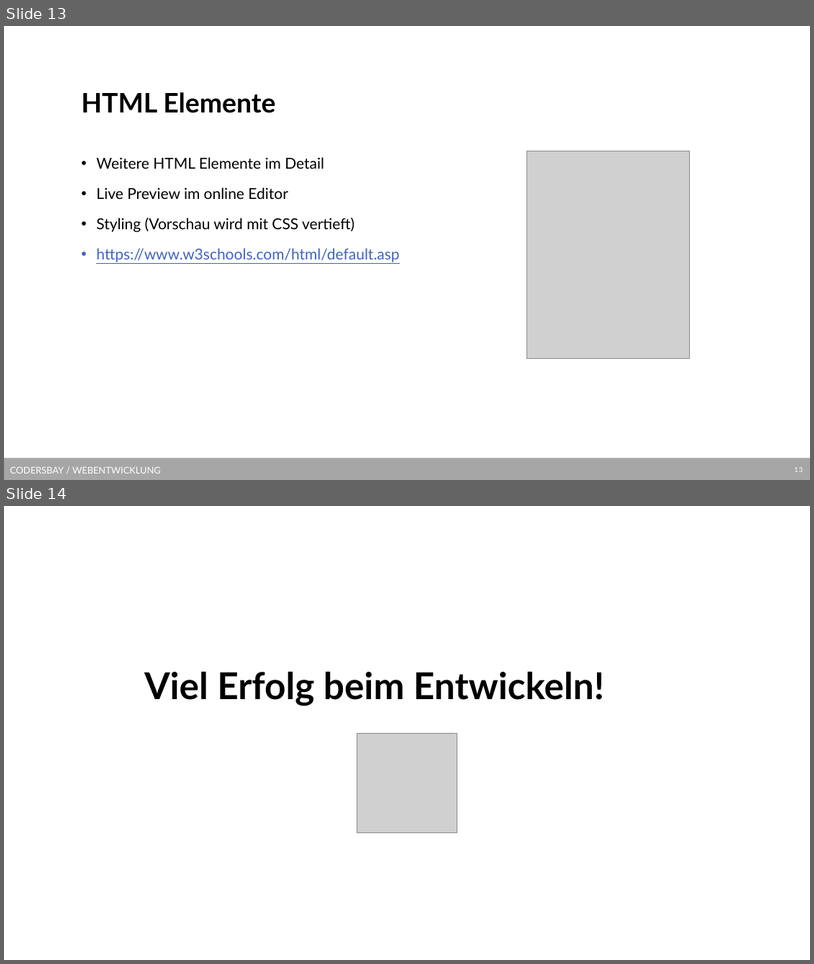
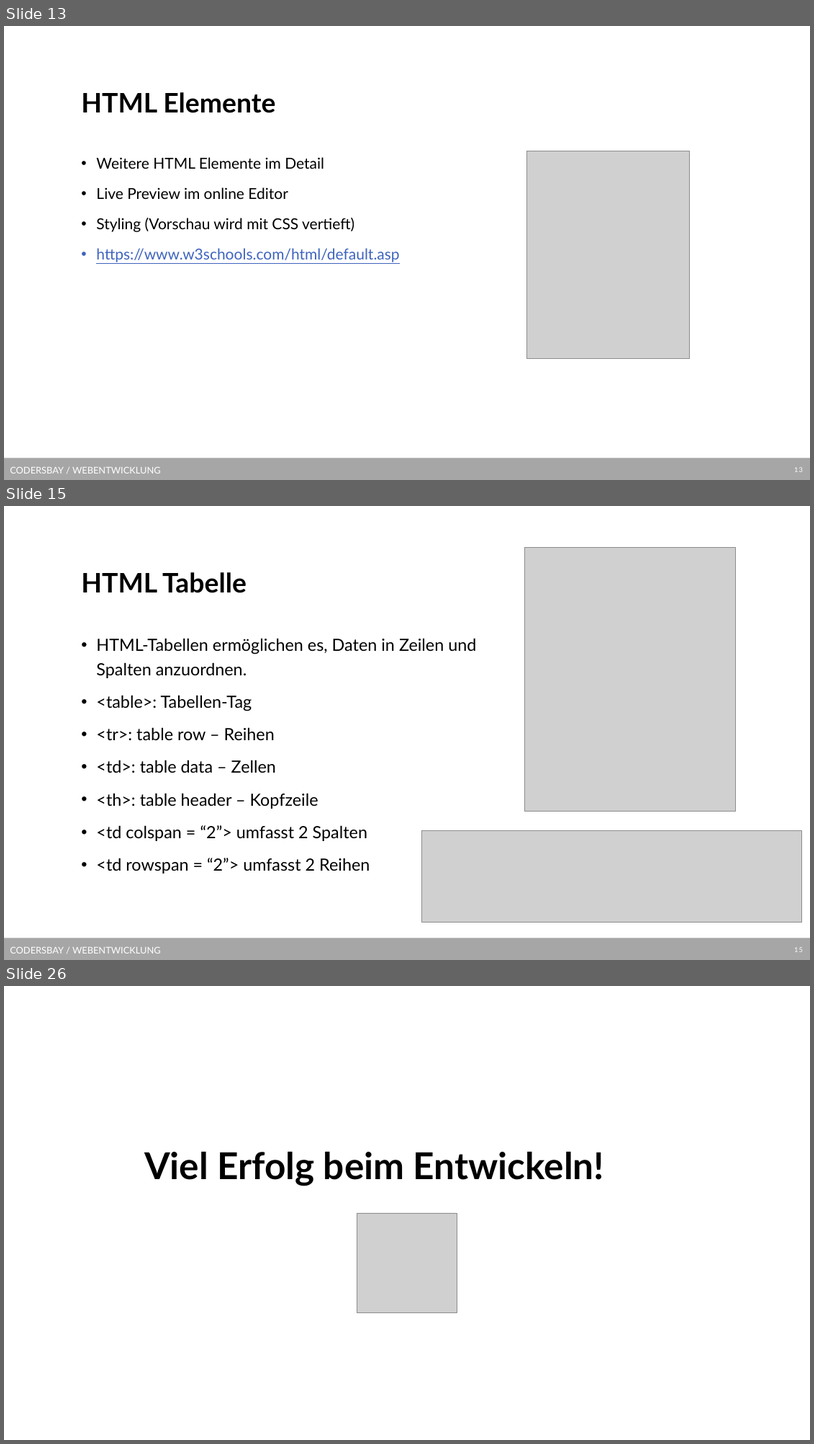
Before and after one commit to kodo89/Webentwicklung_23_24, a slide deck: 2. HTML/Slides/HTML Grundlagen.pptx. Shown one above the other, each under a label of ours: slides 13 and 14 before the commit, slides 13, 15 and 26 after it; the slides between them are not shown. The pictures are 814x964 and 814x1444 pixels, drawn with LibreOffice and Linux fonts; fonts in the diff are those of the drawing; grey boxes stand for pictures; background and template pictures are left out. Boxes give left, top, right and bottom in pixels: in the first picture for what was removed or moved away, otherwise in the second. Text is boxed around its words. In the diff, an @@ line names an element or a change of style, - is before the commit and + after.

```diff
--- a/2. HTML/Slides/HTML Grundlagen.pptx
+++ b/2. HTML/Slides/HTML Grundlagen.pptx
@@ slide 15 added at box(4, 506, 810, 960), background #FFFFFF; not listed: 2 template elements that a slide beside it also shows @@
@@ picture added at box(525, 547, 736, 811) @@
@@ title added at box(81, 572, 247, 593), 32 pt, text #000000, bold @@
+HTML Tabelle
@@ text added at box(96, 638, 476, 873), 20 pt, text #000000 @@
+• HTML-Tabellen ermöglichen es, Daten in Zeilen und Spalten anzuordnen.
+• <table>: Tabellen-Tag
+• <tr>: table row – Reihen
+• <td>: table data – Zellen
+• <th>: table header – Kopfzeile
+• <td colspan = “2”> umfasst 2 Spalten
+• <td rowspan = “2”> umfasst 2 Reihen
@@ picture added at box(422, 830, 802, 921) @@
@@ what was slide 14 is now slide 26 @@
```
Also in this commit, not shown: 1 slide changed, 11 other slides added, 25 other files.
